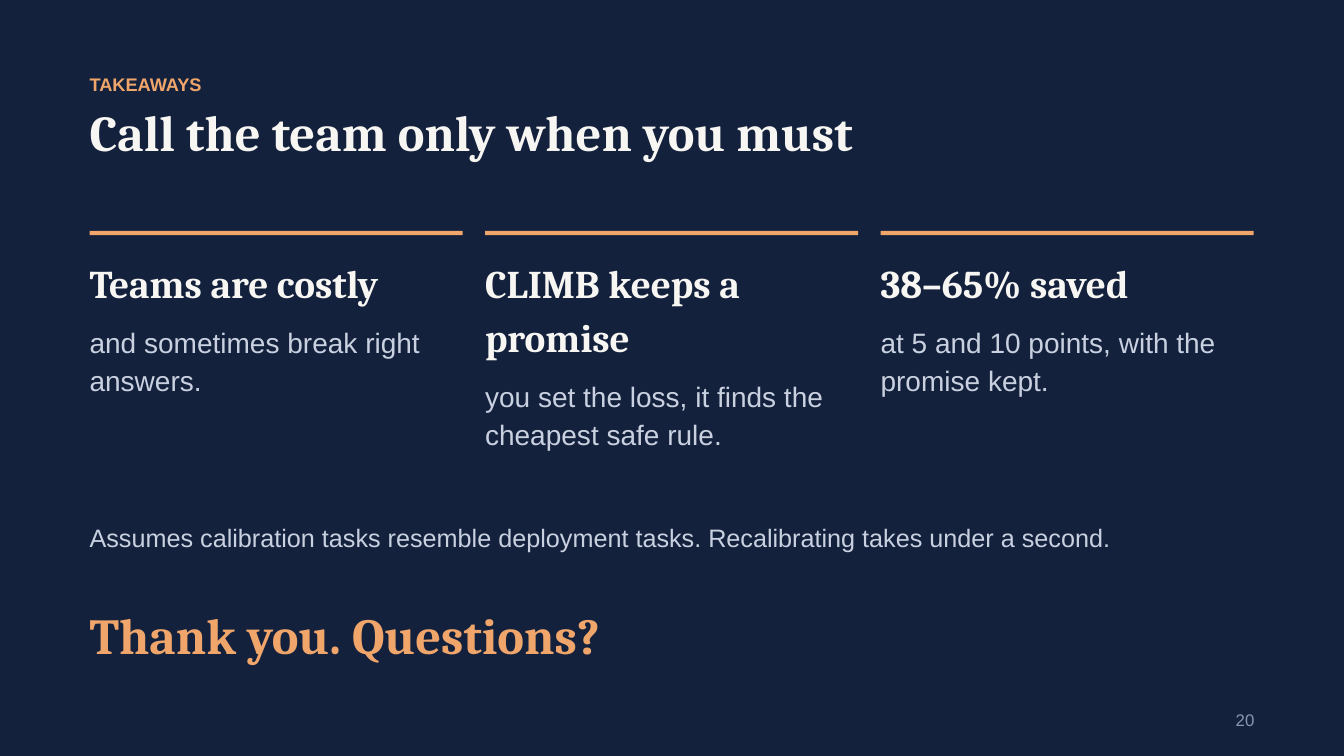
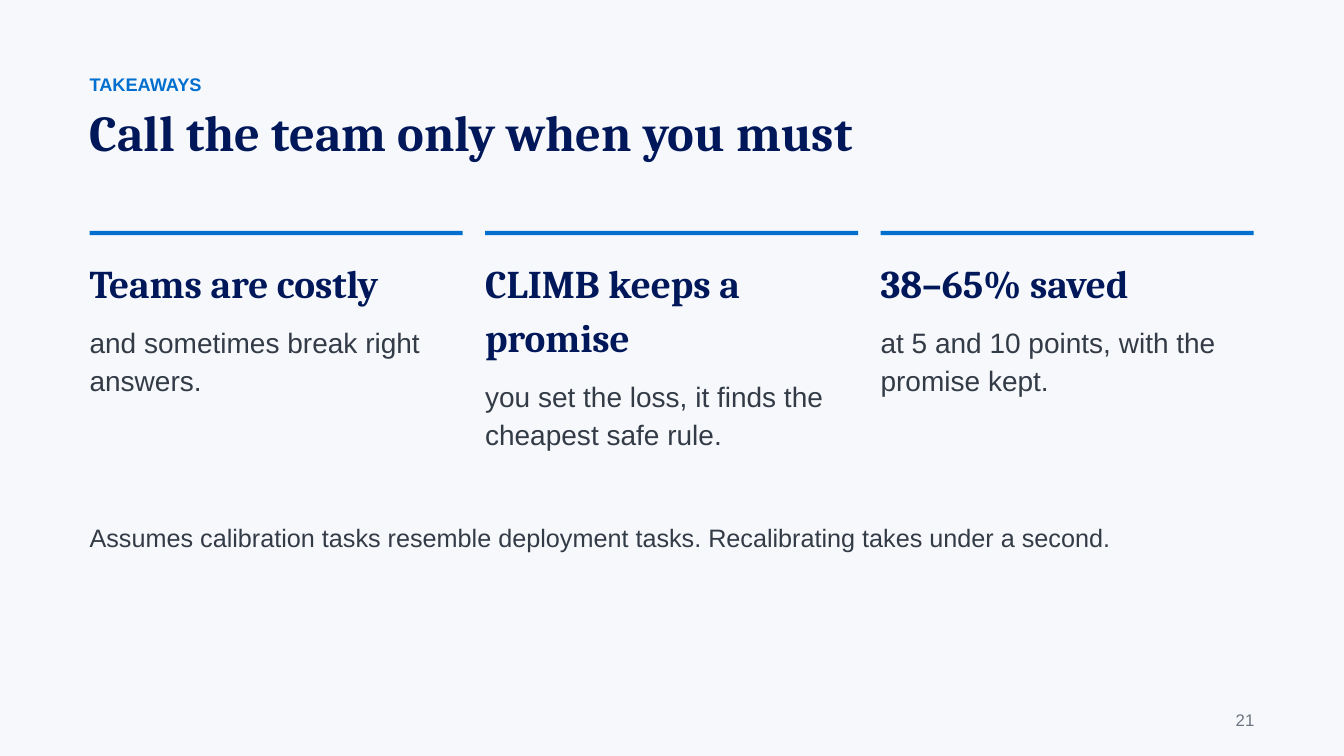
Before and after one commit to gaoj21/tokenbank, a slide deck: slide 21 of slides/CLIMB_talk.pptx (slide 20 before the commit). Drawn at 1344x756 pixels with LibreOffice and Linux fonts; fonts in the diff are those of the drawing. Boxes give left, top, right and bottom in pixels: in the first picture for what was removed or moved away, otherwise in the second. Text is boxed around its words. In the diff, an @@ line names an element or a change of style, - is before the commit and + after.

```diff
--- a/slides/CLIMB_talk.pptx
+++ b/slides/CLIMB_talk.pptx
@@ background #14213D to #F6F8FB @@
@@ text "TAKEAWAYS" at box(90, 78, 202, 91): text colour #F0A66B to #006FCF @@
@@ text "Call the team only when ..." at box(90, 116, 852, 162): text colour #F7F6F2 to #00175A @@
@@ fill #F0A66B to #006FCF in 3 elements at box(90, 231, 463, 235), box(485, 231, 858, 235), box(881, 231, 1254, 235) @@
@@ text "Teams are costly" at box(90, 270, 419, 392): text colour #F7F6F2 to #00175A in "Teams are costly"; text colour #C9D1E0 to #333B47 in "and sometimes break right answers." @@
@@ text "CLIMB keeps a promise" at box(485, 270, 823, 451): text colour #F7F6F2 to #00175A in "CLIMB keeps a promise"; text colour #C9D1E0 to #333B47 in "you set the loss, it finds the ..." @@
@@ text "38–65% saved" at box(881, 270, 1215, 396): text colour #F7F6F2 to #00175A in "38–65% saved"; text colour #C9D1E0 to #333B47 in "at 5 and 10 points, with the ..." @@
@@ text "Assumes calibration tasks resemble deployment ..." at box(90, 528, 1110, 553): text colour #C9D1E0 to #333B47 @@
@@ text removed at box(90, 619, 600, 665) @@
-Thank you. Questions?
@@ text at box(1236, 714, 1255, 726): text changed; text colour #8B97AE to #6B7480 @@
-20
+21
```
Also in this commit, not shown: 19 other slides changed, 2 slides added, 17 other files.
